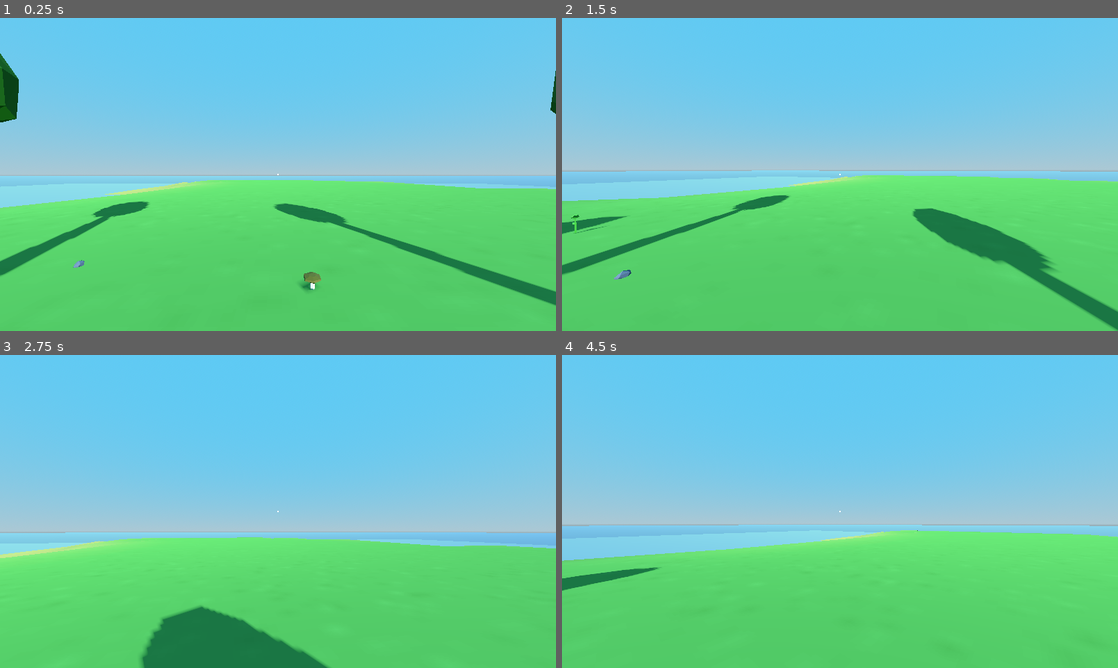
Above: before the commit, frames 1-4 (two rows, left to right).
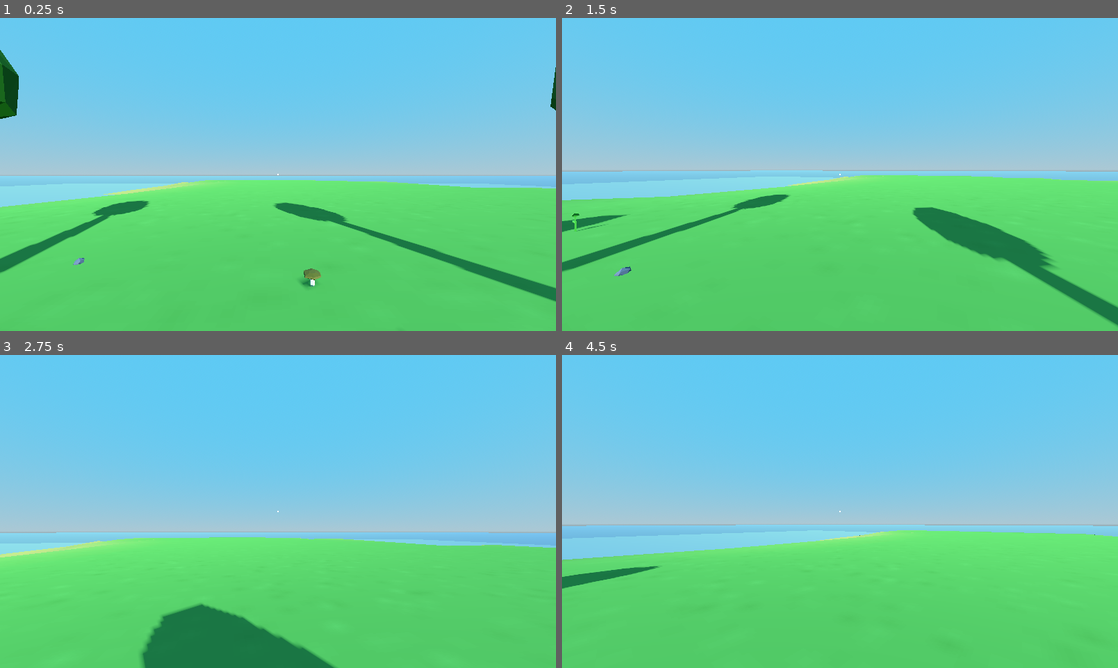
Above: after the commit, the same moments.

Repository: afarber/SurvivalGame
Game: Godot game, scene res://game/main_game.tscn
Two runs of this game, one before a commit and one after it. Both use one fixed random seed, a clock stepped at 60 frames per second and the inputs below.
Inputs (mouse positions are in pixels of both pictures, inside the frame that each line leads up to):
- Up to frame 1 (0.25 s): no input
- Up to frame 2 (1.5 s): tap Enter (ui_accept) at 0.5 s; move the mouse to (867, 174) at 0.52 s; hold W (move_forward) from 0.53 s (still down); tap E (interact) at 0.6, 1.35 s; tap Space (jump) at 0.77 s; move the mouse to (812, 174) at 1.27 s
- Up to frame 3 (2.75 s): keep holding W (move_forward); tap Space (jump) at 1.52 s; move the mouse to (289, 505) at 2.02 s; hold Shift (sprint) from 2.03 s (still down); tap E (interact) at 2.3 s
- Up to frame 4 (4.5 s): keep holding W (move_forward); move the mouse to (834, 517) at 2.77 s; release Shift (sprint) at 2.78 s; tap E (interact) at 2.85, 3.6 s; tap Space (jump) at 3.02, 3.77 s; move the mouse to (878, 514) at 3.52 s; move the mouse to (795, 508) at 4.27 s; tap Shift (sprint) at 4.35 s

The runs differ from the first frame. In frame 1, 1.8% of the frame differs, in the area x 0-100%, y 10-92%; in frame 2, 1.9%, in the area x 0-100%, y 48-100%; in frame 3, 0.6%; in frame 4, 0.4%.

Commit message:
Fix BUL_destroy_bulletin event being not sent

Diff:
--- a/actors/player/interaction_ray_cast.gd
+++ b/actors/player/interaction_ray_cast.gd
@@ -2,20 +2,17 @@
 
 var is_hitting := false
 
+# this method is called repeatedly by _process in player.gd
 func check_interaction() -> void:
-	var collider := get_collider()
-	if not collider is Interactable:
-		return
+	if is_colliding() and get_collider() is Interactable:
+		print("interaction ray is_colliding with ", get_collider())
 
-	print("check_interaction ", collider)
-
-	if is_colliding():
 		if Input.is_action_just_pressed("interact"):
-			collider.start_interaction()
+			get_collider().start_interaction()
 
 		if not is_hitting:
 			is_hitting = true
-			EventSystem.BUL_create_bulletin.emit(BulletinConfig.Keys.InteractionPrompt, collider.prompt)
+			EventSystem.BUL_create_bulletin.emit(BulletinConfig.Keys.InteractionPrompt, get_collider().prompt)
 
 	elif is_hitting:
 		is_hitting = false
--- a/actors/player/player.tscn
+++ b/actors/player/player.tscn
@@ -15,7 +15,7 @@
 shape = SubResource("CapsuleShape3D_4lt5m")
 
 [node name="Head" type="Node3D" parent="."]
-transform = Transform3D(1, 0, 0, 0, 1, 0, 0, 0, 1, 0, 0.749028, 0)
+transform = Transform3D(1, 0, 0, 0, 1, 0, 0, 0, 1, 2.08165e-12, 0.7, 2.08165e-12)
 
 [node name="Camera3D" type="Camera3D" parent="Head"]
 
